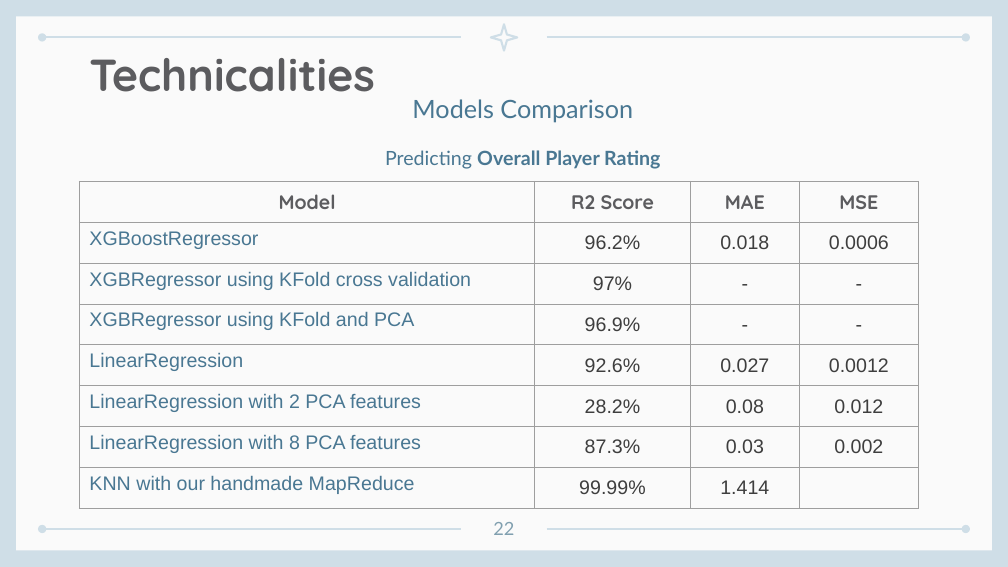
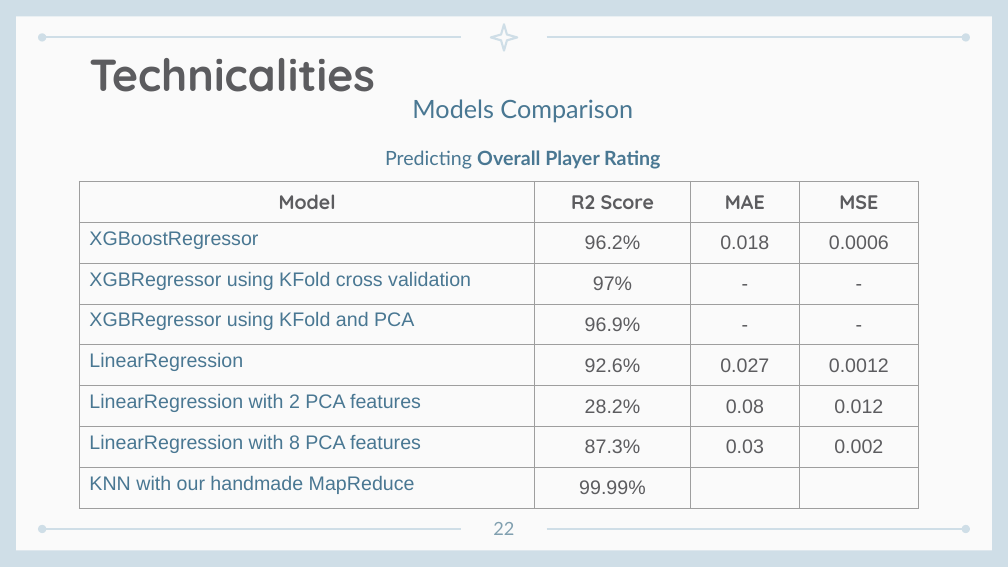
Before and after one commit to AliHashish/FIFA_Players_Analysis, a slide deck: slide 22 of Docs/Team10.pptx. Drawn at 1008x567 pixels with LibreOffice and Linux fonts; fonts in the diff are those of the drawing. Boxes give left, top, right and bottom in pixels: in the first picture for what was removed or moved away, otherwise in the second. Text is boxed around its words. In the diff, an @@ line names an element or a change of style, - is before the commit and + after.

```diff
--- a/Docs/Team10.pptx
+++ b/Docs/Team10.pptx
@@ table at [80, 181, 918, 508] @@
-row 8, column 3: 1.414
+row 8, column 3: 
@@ text colour #3E3E3E to #5C5C5F in "96.2%", "0.018", "0.0006", "97%" and 15 more places @@
```
Also in this commit, not shown: 1 other slide changed.
